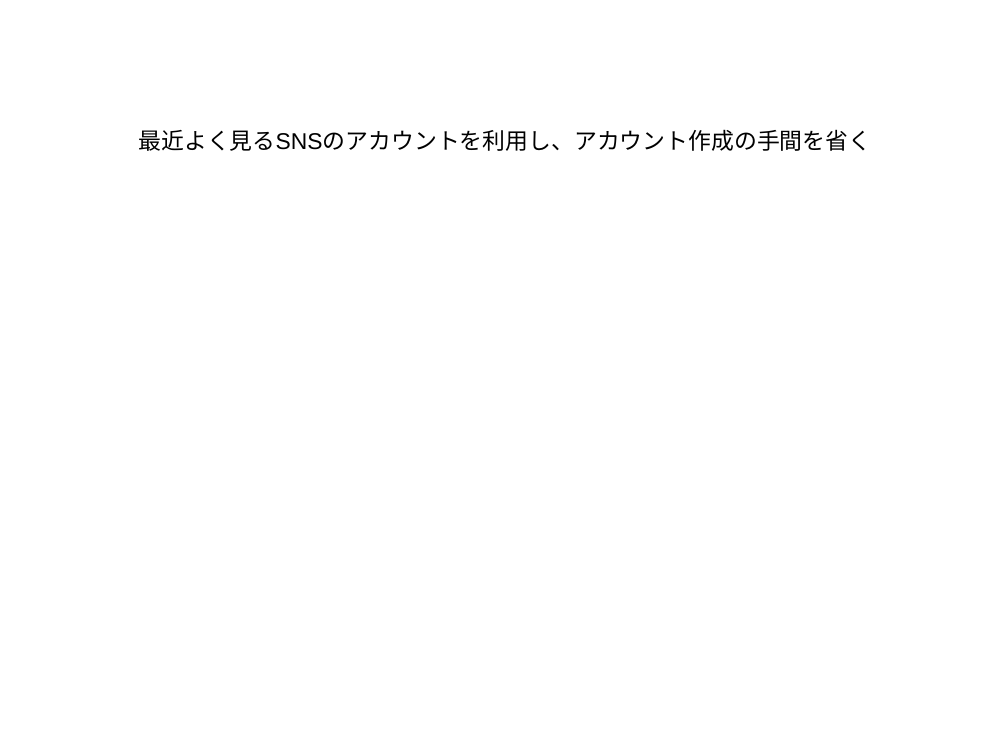
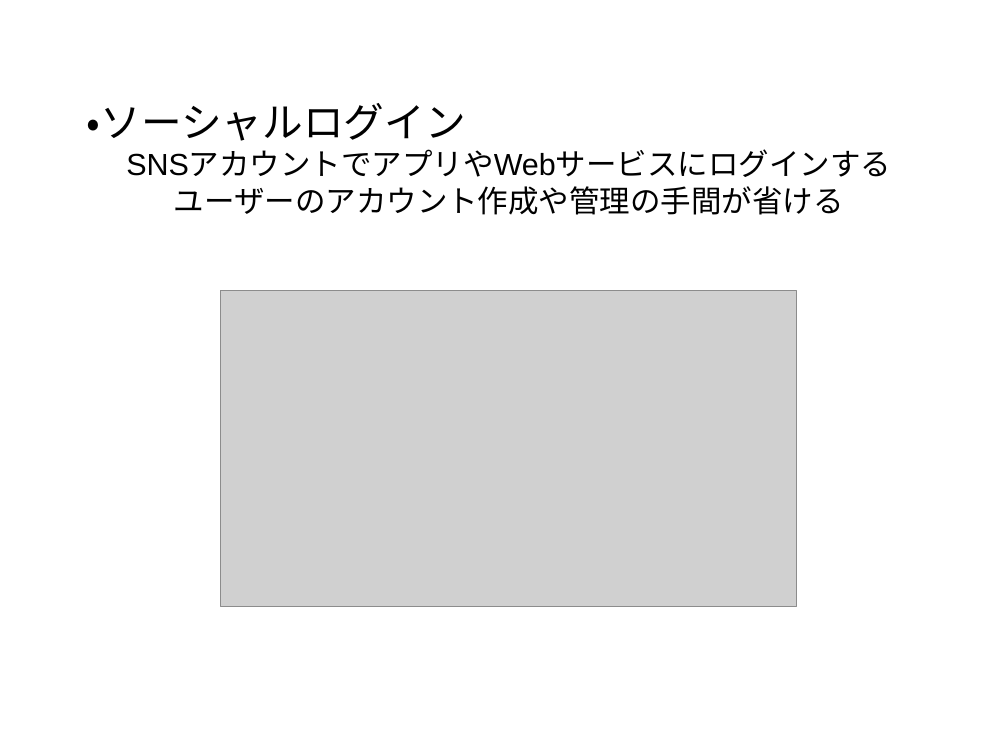
Before and after one commit to Miura0425/LunarLander_Art, a slide deck: slide 13 of 「クライアントとサーバー」発表資料.pptx (slide 11 before the commit). Drawn at 1008x756 pixels with LibreOffice and Linux fonts; fonts in the diff are those of the drawing; grey boxes stand for pictures. Boxes give left, top, right and bottom in pixels: in the first picture for what was removed or moved away, otherwise in the second. Text is boxed around its words. In the diff, an @@ line names an element or a change of style, - is before the commit and + after.

Commit message:
発表資料の作成 PDFの追加

```diff
--- a/「クライアントとサーバー」発表資料.pptx
+++ b/「クライアントとサーバー」発表資料.pptx
@@ text at <box>87,103,891,215</box>: text changed; size 18 to 24 pt @@
-最近よく見るSNSのアカウントを利用し、アカウント作成の手間を省く
+・ソーシャルログイン
+SNSアカウントでアプリやWebサービスにログインする
+ユーザーのアカウント作成や管理の手間が省ける
@@ picture added at <box>221,291,798,606</box> @@
```
Also in this commit, not shown: 12 other slides changed, 18 slides added, 13 slides removed, 1 other file.
